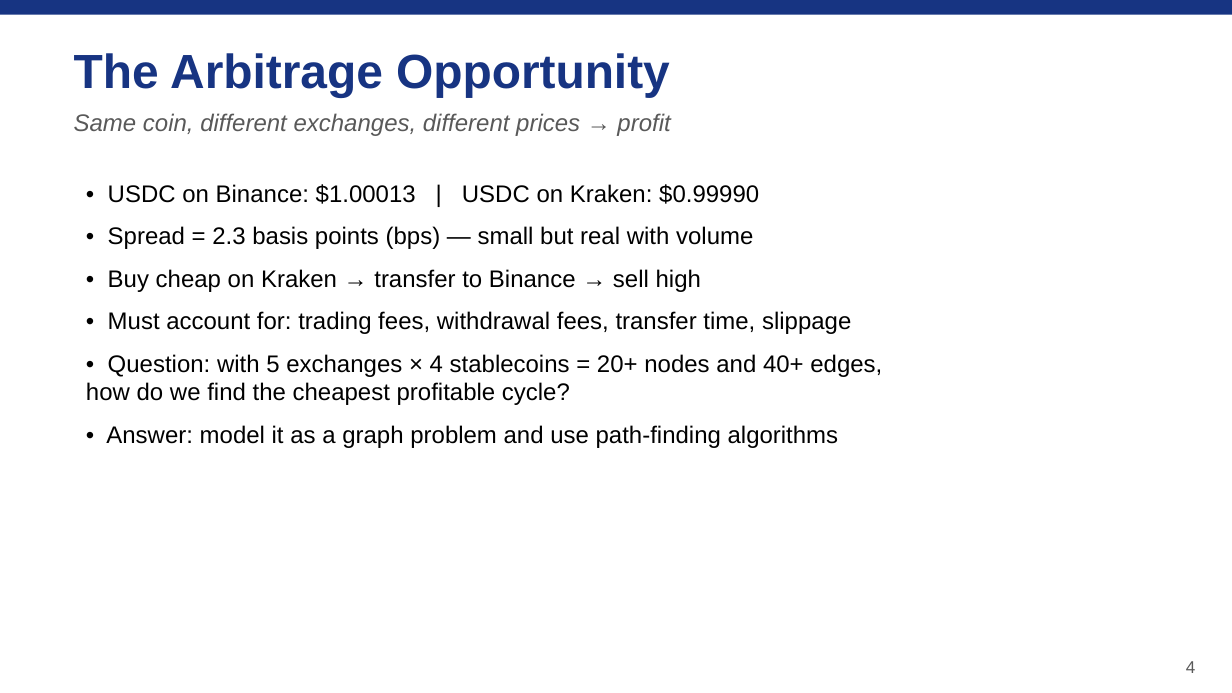
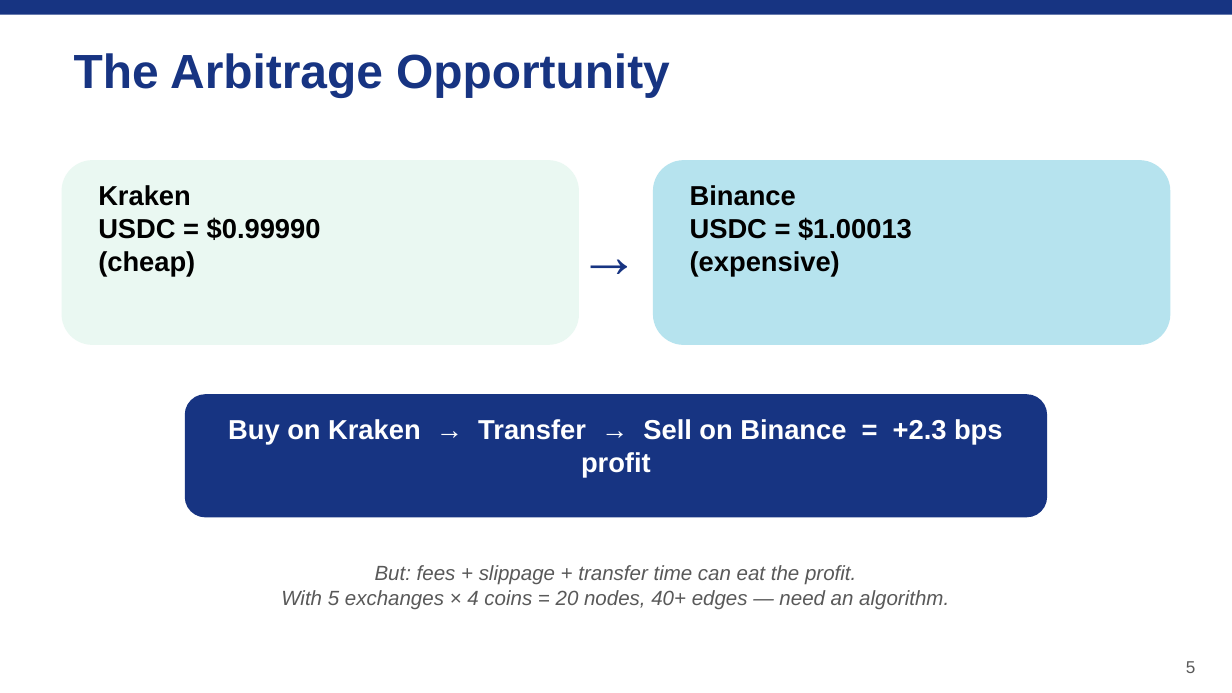
Before and after one commit to kevinl03/Stablecoin-CrossExchange-Arbitrage, a slide deck: slide 5 of astar_arbitrage_deck.pptx (slide 4 before the commit). Drawn at 1232x693 pixels with LibreOffice and Linux fonts; fonts in the diff are those of the drawing. Boxes give left, top, right and bottom in pixels: in the first picture for what was removed or moved away, otherwise in the second. Text is boxed around its words. In the diff, an @@ line names an element or a change of style, - is before the commit and + after.

Commit message:
fix: Less text, more visuals, larger demo frames in deck
- Split crypto/stablecoins into card-based visual layouts
- Added pegging mechanisms slide (fiat-backed, over-collat, algo)
- Arbitrage slide uses price cards + arrow instead of bullet wall
- Demo frames now 5 slides at near-full-bleed (9.5in wide)
- Reduced bullet count to 3-5 per slide max

```diff
--- a/astar_arbitrage_deck.pptx
+++ b/astar_arbitrage_deck.pptx
@@ text removed at (74, 113, 670, 136) @@
-Same coin, different exchanges, different prices → profit
@@ rounded rectangle added at (62, 160, 579, 345), fill #EAF8F2 @@
@@ rounded rectangle added at (653, 160, 1170, 345), fill #B6E3EE @@
@@ text at (98, 185, 321, 277): text changed; size 14 to 16 pt; bold on @@
-• USDC on Binance: $1.00013 | USDC on Kraken: $0.99990
-• Spread = 2.3 basis points (bps) — small but real with volume
-• Buy cheap on Kraken → transfer to Binance → sell high
-• Must account for: trading fees, withdrawal fees, transfer time, slippage
-• Question: with 5 exchanges × 4 stablecoins = 20+ nodes and 40+ edges,
-how do we find the cheapest profitable cycle?
-• Answer: model it as a graph problem and use path-finding algorithms
+Kraken
+USDC = $0.99990
+(cheap)
@@ text added at (517, 209, 702, 271), 36 pt, text #173482, bold @@
+→
@@ text added at (690, 185, 912, 277), 16 pt, text #000000, bold @@
+Binance
+USDC = $1.00013
+(expensive)
@@ rounded rectangle added at (185, 394, 1047, 517), fill #173482 @@
@@ text added at (228, 419, 1003, 478), 16 pt, text #FFFFFF, bold @@
+Buy on Kraken → Transfer → Sell on Binance = +2.3 bps profit
@@ text added at (281, 565, 949, 610), 12 pt, text #595959, italic @@
+But: fees + slippage + transfer time can eat the profit.
+With 5 exchanges × 4 coins = 20 nodes, 40+ edges — need an algorithm.
@@ text at (1186, 661, 1196, 673): text changed @@
-4
+5
```
Also in this commit, not shown: 6 other slides changed, 7 slides added, 4 slides removed, 1 other file.
